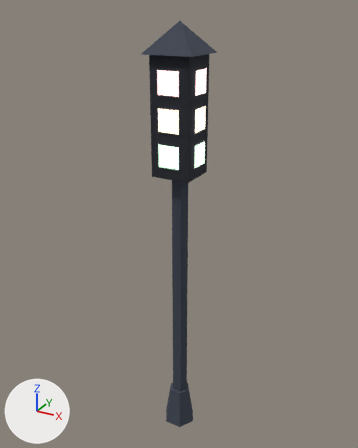
Before and after pictures for a commit that changed the glTF model client/public/assets/models/prop_trafficlight.glb.
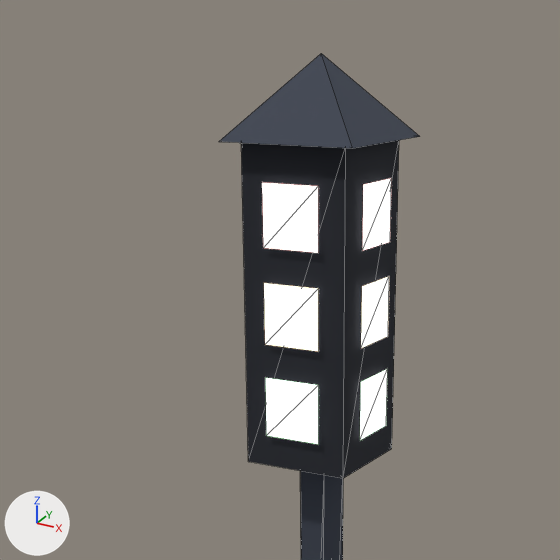
Each version appears first whole from a camera (50 mm lens) standing at (2.49, -4.54, 5.13) and looking at (-0.07, 0.11, 2.8), and next in a close-up on the part from 16% to 76% of the width and 0% to 48% of the height. Lighting does not change. The marker at lower left points along +X, +Y and +Z. The older version's two pictures come first. The close-ups show mesh edges as thin lines. Vertices at exactly the same position are counted once.

Before the edit, the objects in view are built like this:
```python
me_prop_trafficlight = bpy.data.meshes.new('prop_trafficlight')
me_prop_trafficlight.from_pydata(...)  # 83 vertices, 68 faces; spans x -0.28..0.28, y -0.28..0.28, z 0.0..5.0
# faces by material slot: [44, 24]
me_prop_trafficlight.materials.append(mat_vcol)
me_prop_trafficlight.materials.append(mat_glow)
ob_prop_trafficlight = bpy.data.objects.new('prop_trafficlight', me_prop_trafficlight)
ob_prop_trafficlight.location = (0.0, 0.0, 0.0)
```
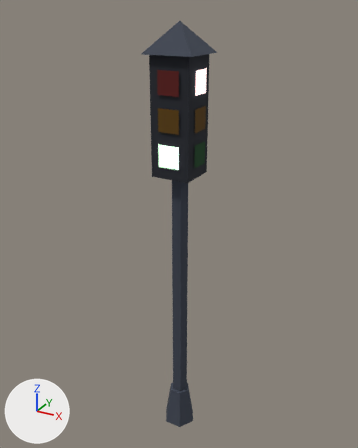
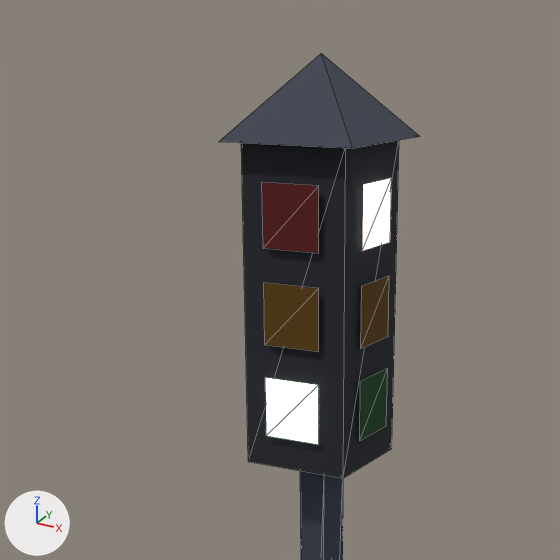
Location of each change, (x1, y1, x2, y2) in pixels of the close-ups (560 x 560 px; the box of a moved part takes in the faces that stretch with it):
```json
{"object": "prop_trafficlight", "change": "reshaped, recoloured", "before": [219, 53, 420, 560], "after": [219, 53, 420, 560], "on screen": "darker"}
{"part": 1, "of": "me_prop_trafficlight", "change": "moved or reshaped", "before": [362, 178, 392, 251], "after": [360, 368, 388, 440]}
{"part": 2, "of": "me_prop_trafficlight", "change": "moved or reshaped", "before": [265, 276, 389, 445], "after": [265, 178, 392, 445]}
{"part": 3, "of": "me_prop_trafficlight", "change": "recoloured", "before": [262, 182, 389, 440], "after": [262, 182, 389, 440], "on screen": "darker"}
{"part": 4, "of": "me_prop_trafficlight", "change": "recoloured", "before": [360, 368, 388, 440], "after": [361, 276, 389, 349]}
{"part": 5, "of": "me_prop_trafficlight", "change": "recoloured", "before": [262, 182, 319, 253], "after": [262, 182, 319, 253], "on screen": "darker"}
{"part": 6, "of": "me_prop_trafficlight", "change": "recoloured", "before": [264, 283, 319, 352], "after": [264, 283, 319, 352], "on screen": "darker"}
{"part": 7, "of": "me_prop_trafficlight", "change": "recoloured", "before": [362, 178, 392, 251], "after": [360, 368, 388, 440]}
{"part": 8, "of": "me_prop_trafficlight", "change": "recoloured", "before": [361, 276, 389, 349]}
```

Scene script edits in JSON lines:
```json
{"block": "me_prop_trafficlight", "where": "me_prop_trafficlight.from_pydata(...)  # 83 vertices, 68 faces; spans x -0.28..0.28, y -0.28..0.28, z 0.0..5.0"}
{"block": "me_prop_trafficlight", "where": "# used by ob_prop_trafficlight; location = (0.0, 0.0, 0.0)"}
{"block": "me_prop_trafficlight", "change": "me_prop_trafficlight part 1: the loose piece of 4 vertices spanning x 0.24, y -0.12..0.12, z 4.32..4.56 is moved by (0.0, 0.0, -0.74)"}
{"block": "me_prop_trafficlight", "change": "me_prop_trafficlight part 2: 32 of 83 vertices moved; they spanned x -0.24..0.24, y -0.24..0.24, z 3.58..4.56 and now span x -0.24..0.24, y -0.24..0.24, z 3.58..4.56; mean shift (0.0, 0.0, 0.0); largest move (0.24, -0.12, 3.58) -> (-0.12, 0.24, 4.19)"}
{"block": "me_prop_trafficlight", "change": "me_prop_trafficlight part 3: 16 of the faces centred in x -0.04..0.24, y -0.24..0.24, z 3.66..4.48 switch from mat_glow to mat_vcol"}
{"block": "me_prop_trafficlight", "change": "me_prop_trafficlight part 4: 6 faces centred in x -0.24..0.24, y -0.24..0.04, z 3.66..3.74 are repainted in the vertex colours; the middle colour goes from green #4dff7a to brown #5a3d00"}
{"block": "me_prop_trafficlight", "change": "me_prop_trafficlight part 5: 2 faces centred in x -0.04..0.04, y -0.24, z 4.4..4.48 are repainted in the vertex colours; the middle colour goes from red #ff3b30 to dark red #5a1512"}
{"block": "me_prop_trafficlight", "change": "me_prop_trafficlight part 6: 6 faces centred in x -0.24..0.04, y -0.24..0.24, z 4.03..4.11 are repainted in the vertex colours; the middle colour goes from orange #ffb000 to brown #4d431f"}
{"block": "me_prop_trafficlight", "change": "me_prop_trafficlight part 7: 2 faces centred in x 0.24, y -0.04..0.04, z 4.4..4.48 are repainted in the vertex colours; the middle colour goes from red #ff3b30 to dark green #12431f"}
{"block": "me_prop_trafficlight", "change": "me_prop_trafficlight part 8: 2 faces centred in x 0.24, y -0.04..0.04, z 4.03..4.11 are repainted in the vertex colours; the middle colour goes from orange #ffb000 to dark red #5a1512"}
```
